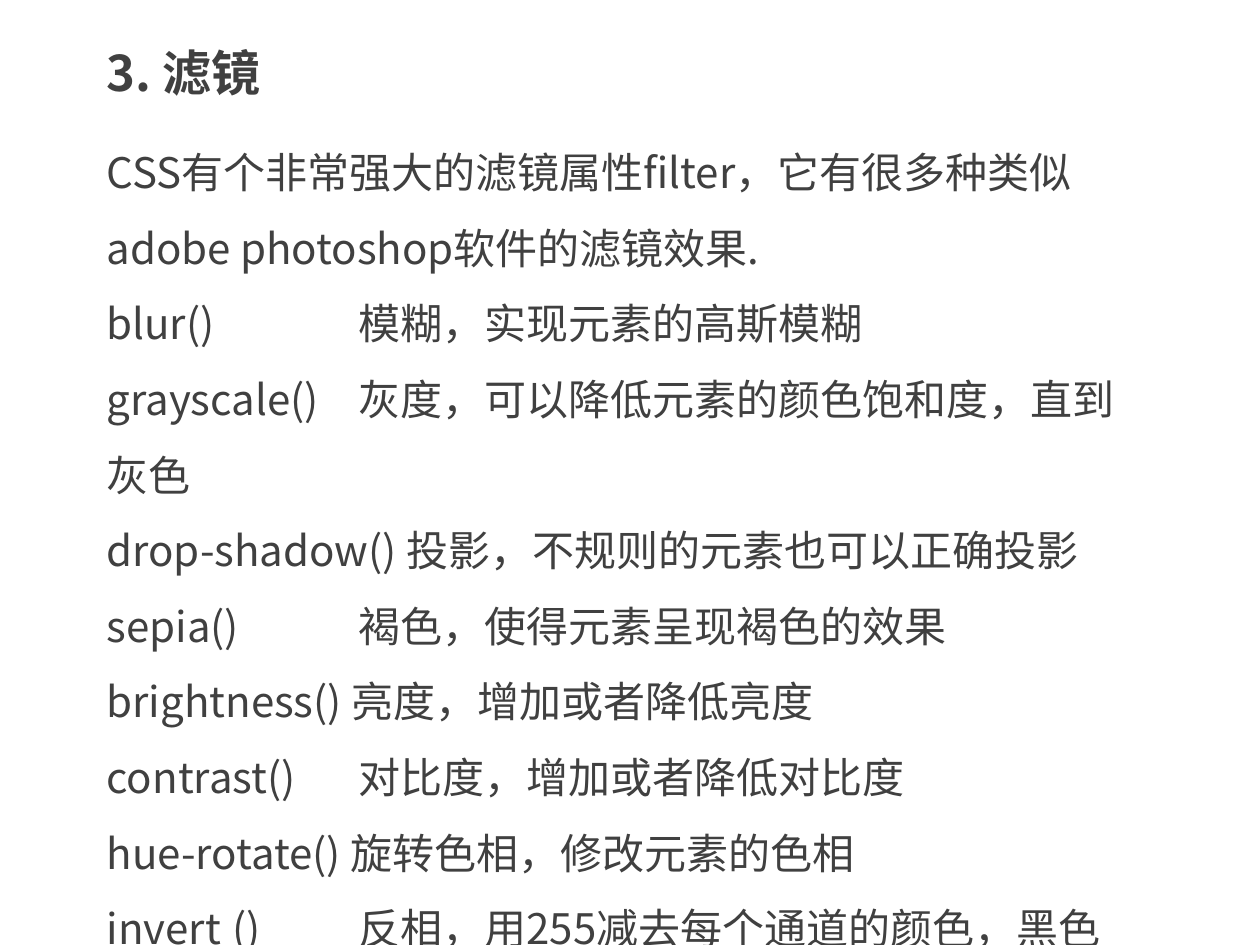
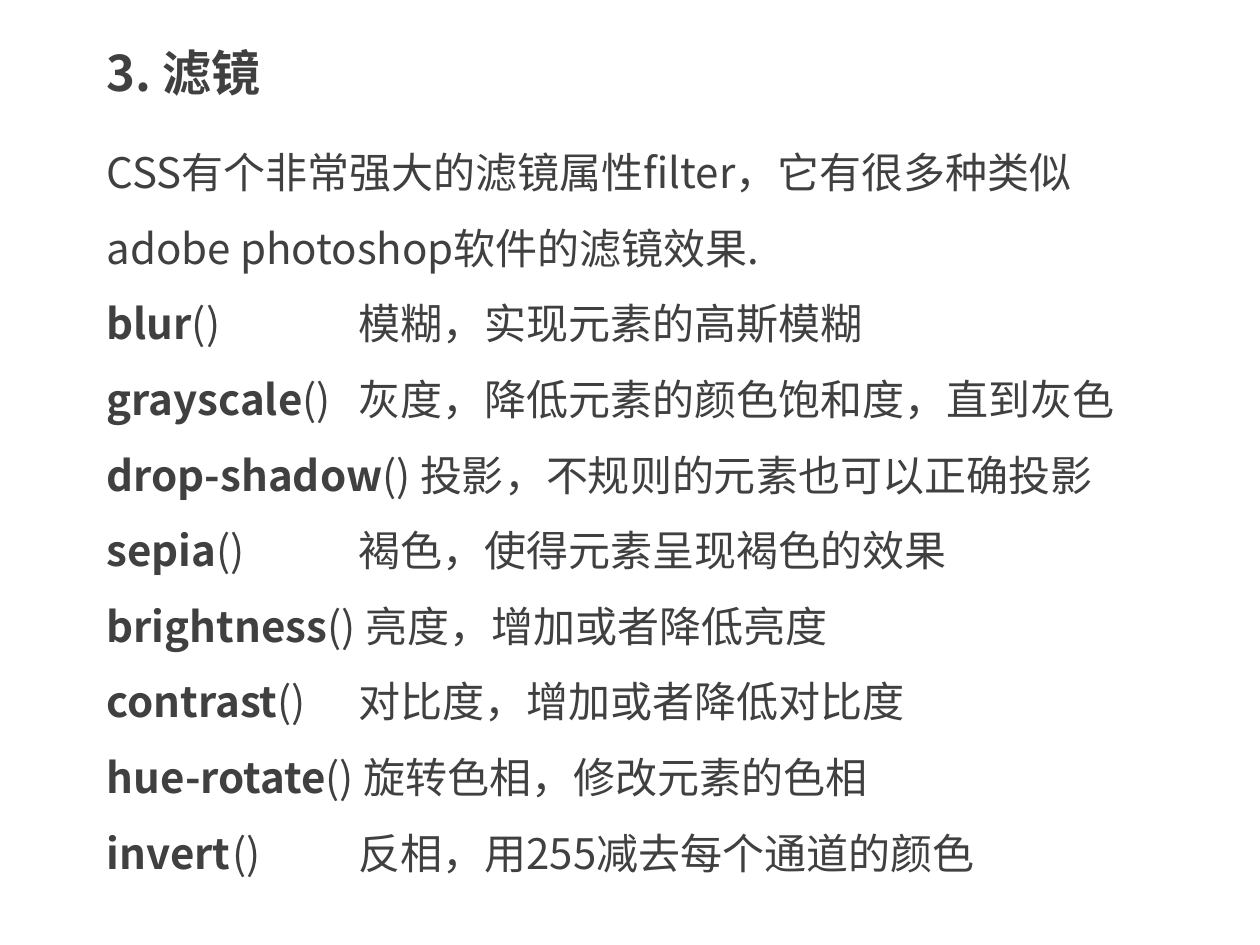
Before and after one commit to kong66/webAni, a slide deck: slide 4 of 35-css-filter/35.pptx. Drawn at 1260x945 pixels with LibreOffice and Linux fonts; fonts in the diff are those of the drawing. Boxes give left, top, right and bottom in pixels: in the first picture for what was removed or moved away, otherwise in the second. Text is boxed around its words. In the diff, an @@ line names an element or a change of style, - is before the commit and + after.

```diff
--- a/35-css-filter/35.pptx
+++ b/35-css-filter/35.pptx
@@ text at [107,303,1092,801]: bold on in "blur()", "drop-shadow()", "sepia()", "brightness()" and 2 more places @@
@@ text at [107,379,1115,425]: text changed @@
-grayscale() 灰度，可以降低元素的颜色饱和度，直到灰色
+grayscale() 灰度，降低元素的颜色饱和度，直到灰色
@@ text at [107,833,975,877]: text changed @@
-invert () 反相，用255减去每个通道的颜色，黑色
+invert () 反相，用255减去每个通道的颜色
```
Also in this commit, not shown: 2 other slides changed, 1 slide added, 1 slide removed, 3 other files.
